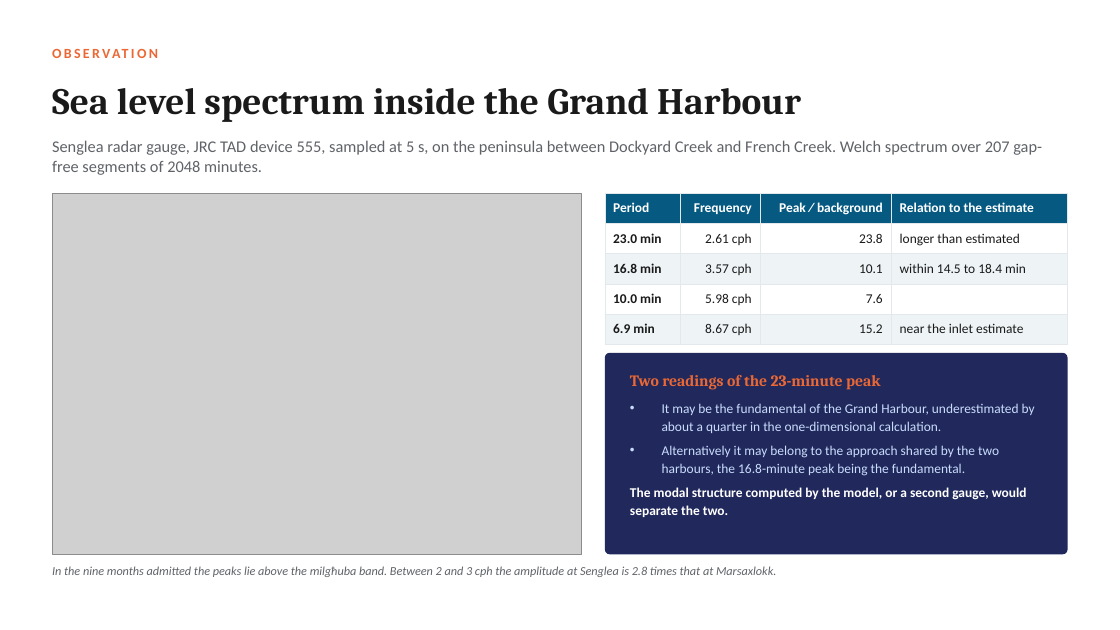
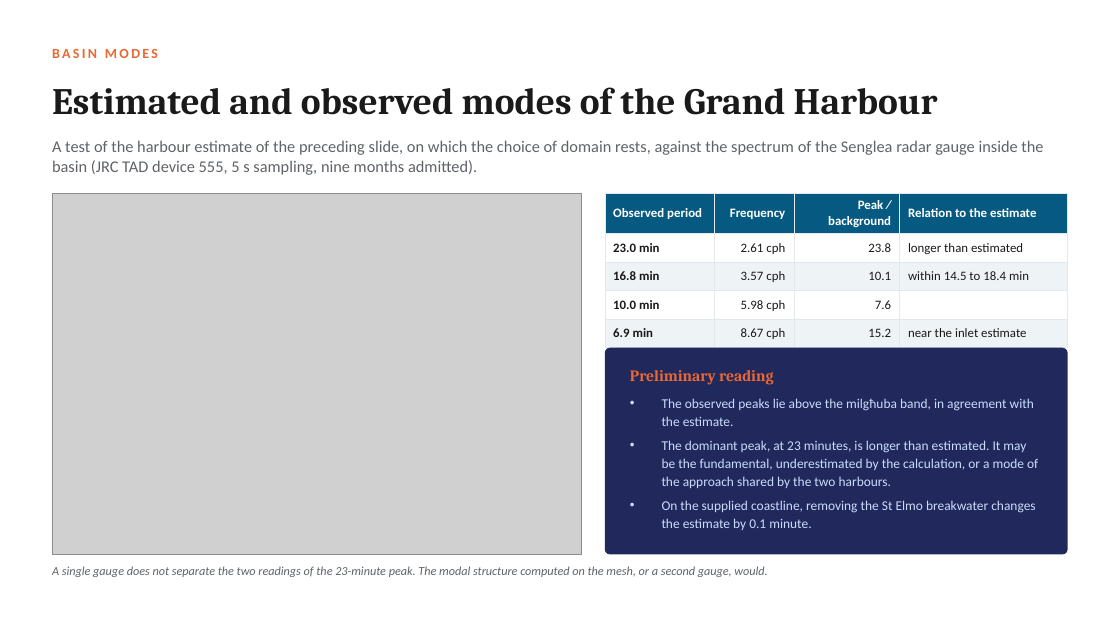
Before and after one commit to cicero-martins/MaltaDT, a slide deck: slide 6 of docs/valletta_model_concept_2026-10-08.pptx (slide 7 before the commit). Drawn at 1120x630 pixels with LibreOffice and Linux fonts; fonts in the diff are those of the drawing; grey boxes stand for pictures. Boxes give left, top, right and bottom in pixels: in the first picture for what was removed or moved away, otherwise in the second. Text is boxed around its words. In the diff, an @@ line names an element or a change of style, - is before the commit and + after.

Commit message:
docs(deck): restructure the full deck to sixteen slides and clarify the design
The slide on the eigenvalue calculation is merged into the Senglea
slide, since its role is to support one row of the period table and the
spectrum is the test of that row. The slide on the mouth sensitivity is
folded into the research questions, where it is one of three
accompanying questions. The design slide no longer opposes sweep and
hindcast, since both are planned: the sweep of 96 scenarios addresses
the long wave and the hindcast validates circulation and waves. The
assumptions behind the 160 simulated days and the 17-minute period are
stated, the open questions return to one slide of six, three-dimensional
runs move to October, and the closing slide carries the repository link
and the cover photograph.

The cover is now held in docs/deck_cover.pptx, so that a rebuild of
either deck does not depend on a previous build.

```diff
--- a/docs/valletta_model_concept_2026-10-08.pptx
+++ b/docs/valletta_model_concept_2026-10-08.pptx
@@ text at (52, 49, 158, 58): text changed @@
-OBSERVATION
+BASIN MODES
@@ text at (52, 87, 938, 115): text changed @@
-Sea level spectrum inside the Grand Harbour
+Estimated and observed modes of the Grand Harbour
@@ text at (52, 140, 1043, 175): text changed @@
-Senglea radar gauge, JRC TAD device 555, sampled at 5 s, on the peninsula between Dockyard Creek and French Creek. Welch spectrum over 207 gap-free segments of 2048 minutes.
+A test of the harbour estimate of the preceding slide, on which the choice of domain rests, against the spectrum of the Senglea radar gauge inside the basin (JRC TAD device 555, 5 s sampling, nine months admitted).
@@ table at (605, 193, 1068, 343) @@
-row 1, column 1: Period
+row 1, column 1: Observed period
@@ size 11.5 to 11 pt @@
@@ rounded rectangle: place and size @@
-rounded rectangle at (605, 353, 1068, 555)
+rounded rectangle at (605, 348, 1068, 555)
@@ rounded rectangle at (605, 348, 1068, 555): proportions changed @@
@@ text removed at (630, 375, 881, 390) @@
-Two readings of the 23-minute peak
@@ text added at (630, 370, 773, 385), 13.5 pt, text #EB6834, bold @@
+Preliminary reading
@@ text at (662, 398, 1038, 530): text changed @@
-• It may be the fundamental of the Grand Harbour, underestimated by about a quarter in the one-dimensional calculation.
-• Alternatively it may belong to the approach shared by the two harbours, the 16.8-minute peak being the fundamental.
-The modal structure computed by the model, or a second gauge, would separate the two.
+• The observed peaks lie above the milgħuba band, in agreement with the estimate.
+• The dominant peak, at 23 minutes, is longer than estimated. It may be the fundamental, underestimated by the calculation, or a mode of the approach shared by the two harbours.
+• On the supplied coastline, removing the St Elmo breakwater changes the estimate by 0.1 minute.
@@ text at (52, 566, 767, 577): text changed @@
-In the nine months admitted the peaks lie above the milgħuba band. Between 2 and 3 cph the amplitude at Senglea is 2.8 times that at Marsaxlokk.
+A single gauge does not separate the two readings of the 23-minute peak. The modal structure computed on the mesh, or a second gauge, would.
```
Also in this commit, not shown: 4 other slides changed, 2 slides added, 5 slides removed, 6 other files.
